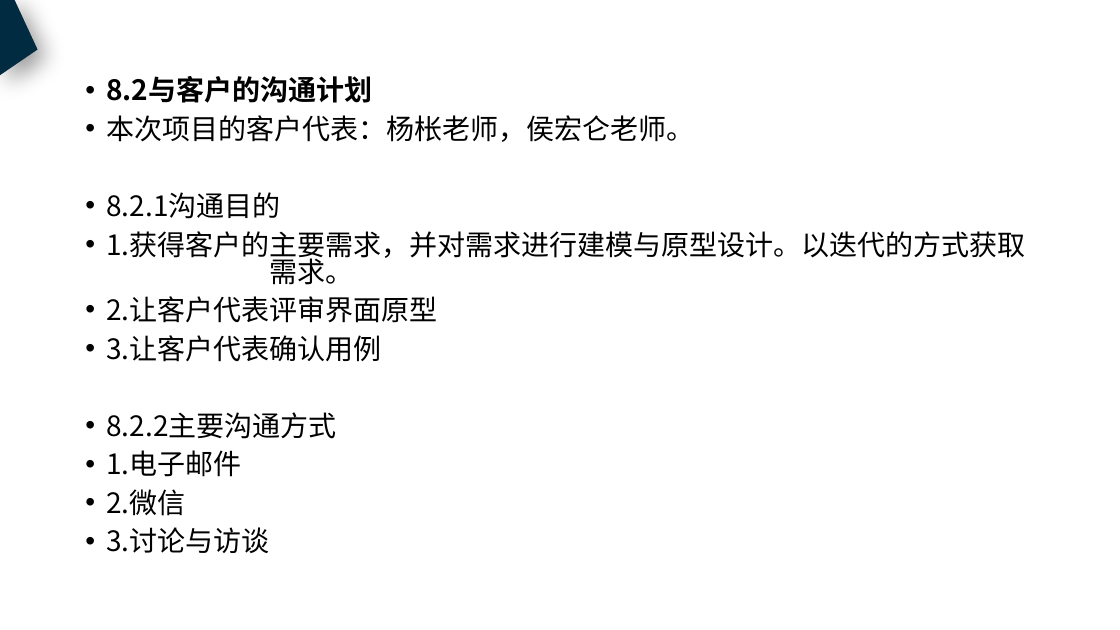
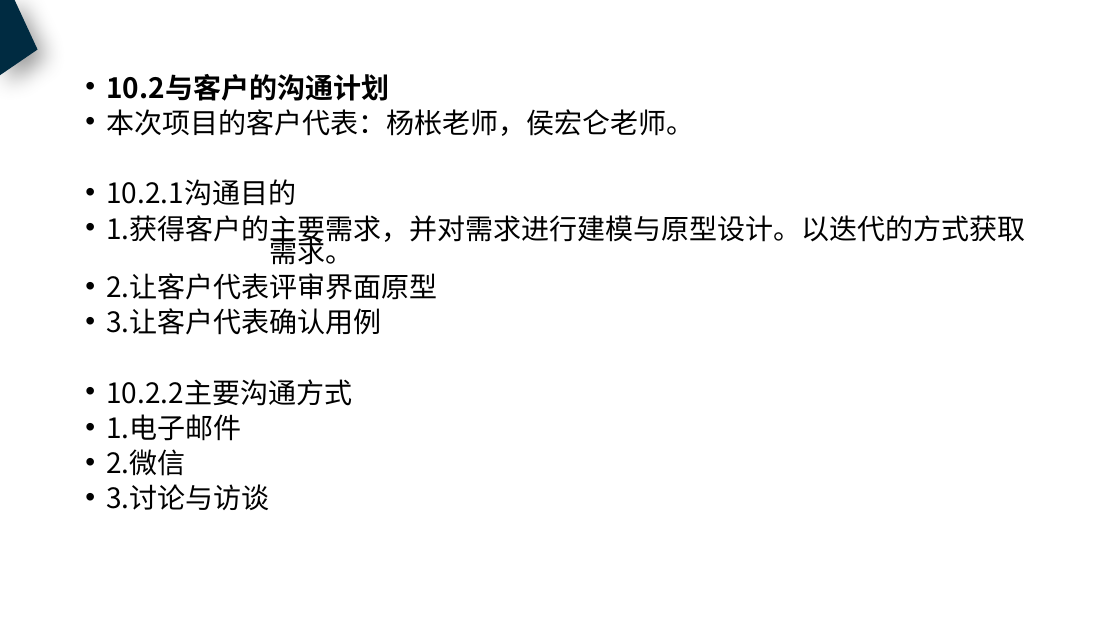
Before and after one commit to PRD2018-G18/PRD2018, a slide deck: slide 51 of 非受控文档/过程文档/需求工程计划.pptx (slide 35 before the commit). Drawn at 1120x630 pixels with LibreOffice and Linux fonts; fonts in the diff are those of the drawing. Boxes give left, top, right and bottom in pixels: in the first picture for what was removed or moved away, otherwise in the second. Text is boxed around its words. In the diff, an @@ line names an element or a change of style, - is before the commit and + after.

Commit message:
修改了的需求工程计划PPT

```diff
--- a/非受控文档/过程文档/需求工程计划.pptx
+++ b/非受控文档/过程文档/需求工程计划.pptx
@@ text at (106, 74, 389, 101): text changed @@
-• 8.2与客户的沟通计划
+• 10.2与客户的沟通计划
@@ text at (106, 109, 1025, 510): line spacing 0.8 to 0.7 @@
@@ text at (106, 179, 296, 206): text changed @@
-• 8.2.1沟通目的
+• 10.2.1沟通目的
@@ text at (106, 379, 352, 406): text changed @@
-• 8.2.2主要沟通方式
+• 10.2.2主要沟通方式
```
Also in this commit, not shown: 47 other slides changed, 18 slides added, 1 slide removed.
